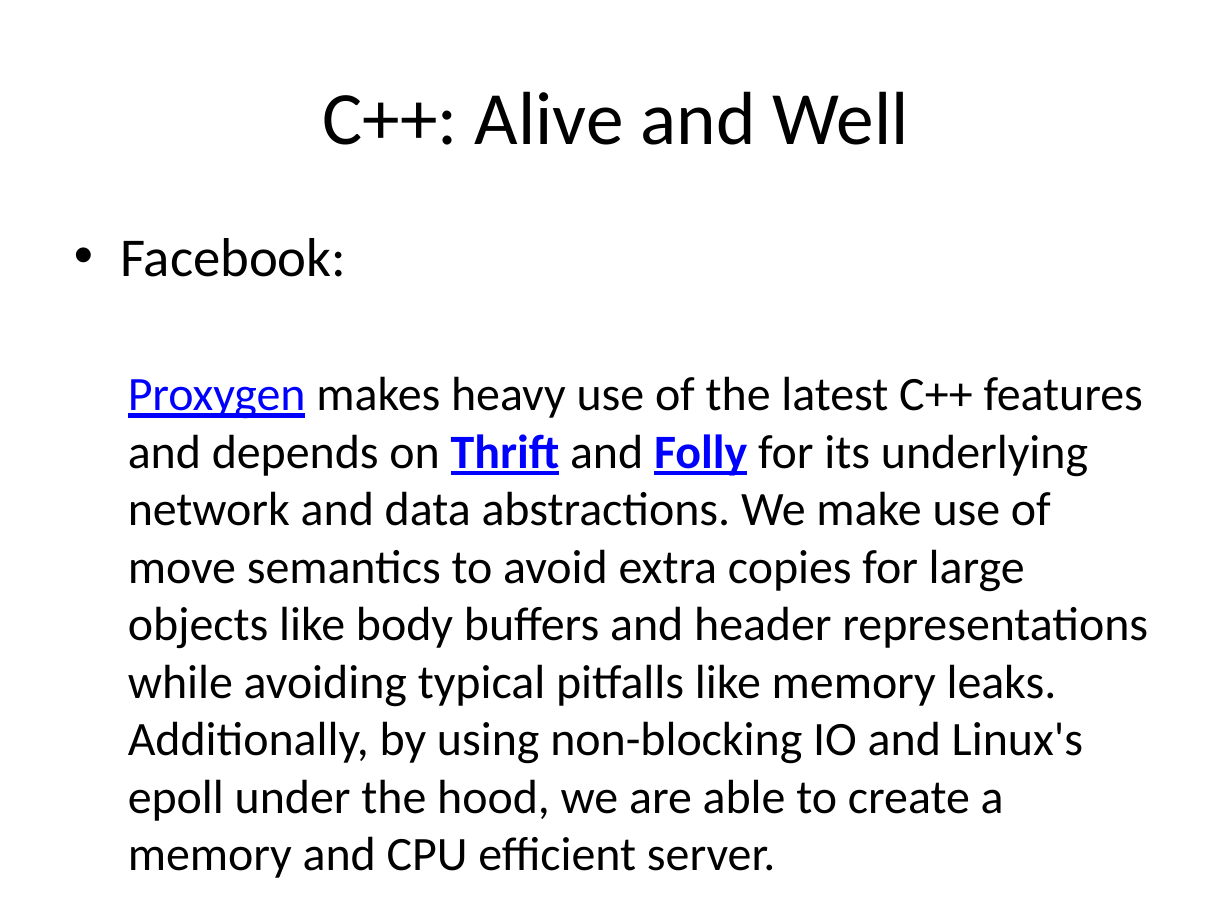
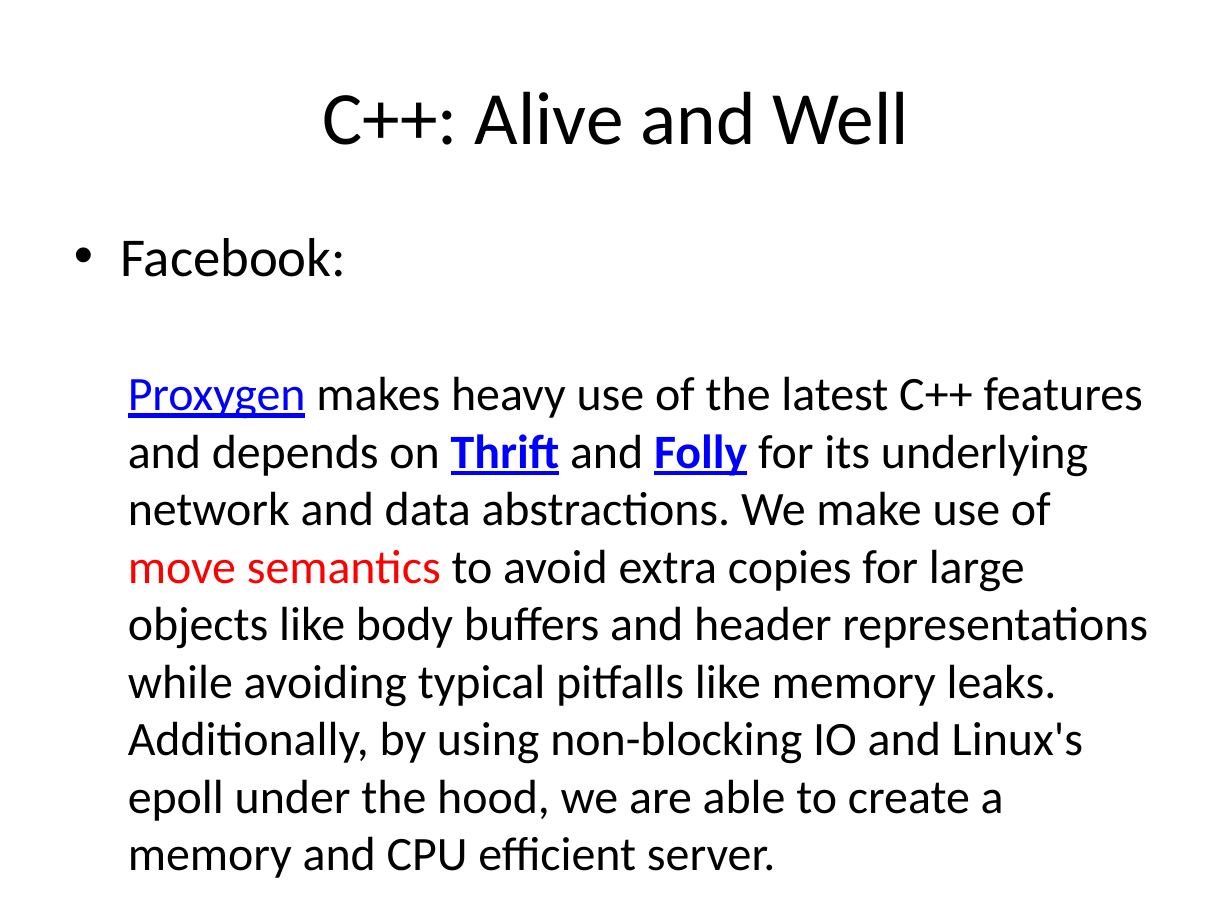
Before and after one commit to fellmad/FunWithCpp11, a slide deck: slide 20 of doc/Fun_with_C++11.pptx (slide 18 before the commit). Drawn at 1232x924 pixels with LibreOffice and Linux fonts; fonts in the diff are those of the drawing. Boxes give left, top, right and bottom in pixels: in the first picture for what was removed or moved away, otherwise in the second. Text is boxed around its words. In the diff, an @@ line names an element or a change of style, - is before the commit and + after.

```diff
--- a/doc/Fun_with_C++11.pptx
+++ b/doc/Fun_with_C++11.pptx
@@ text at [128,376,1148,878]: text colour #000000 to #FF0000 in "move semantics" @@
```
Also in this commit, not shown: 2 other slides changed, 2 slides added.
